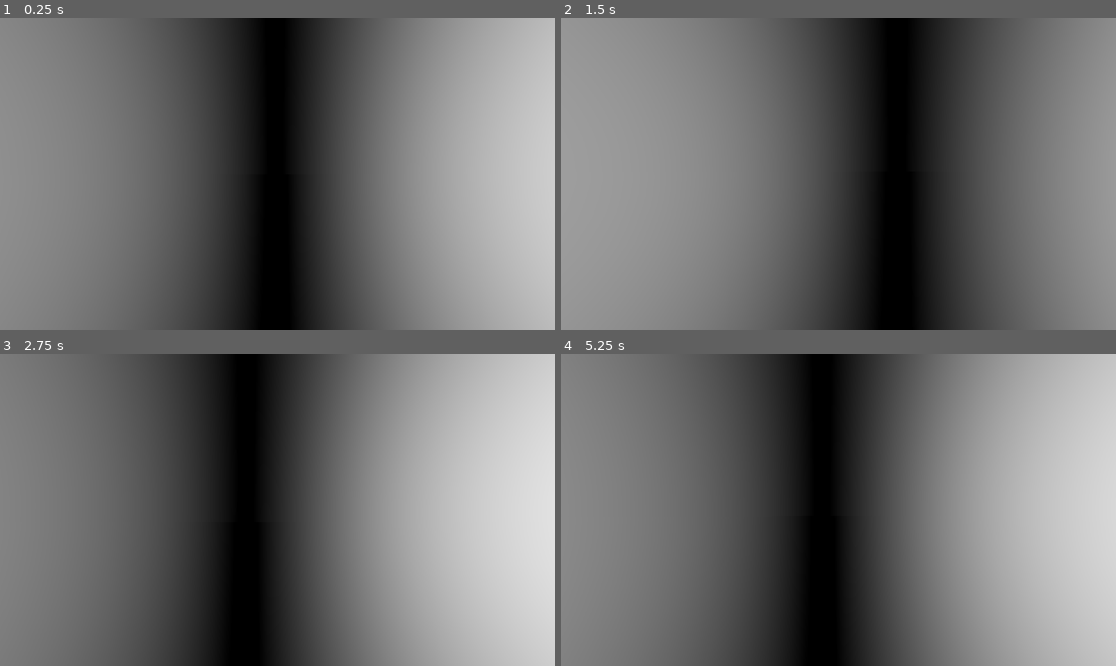
Above: before the commit, frames 1-4 (two rows, left to right).
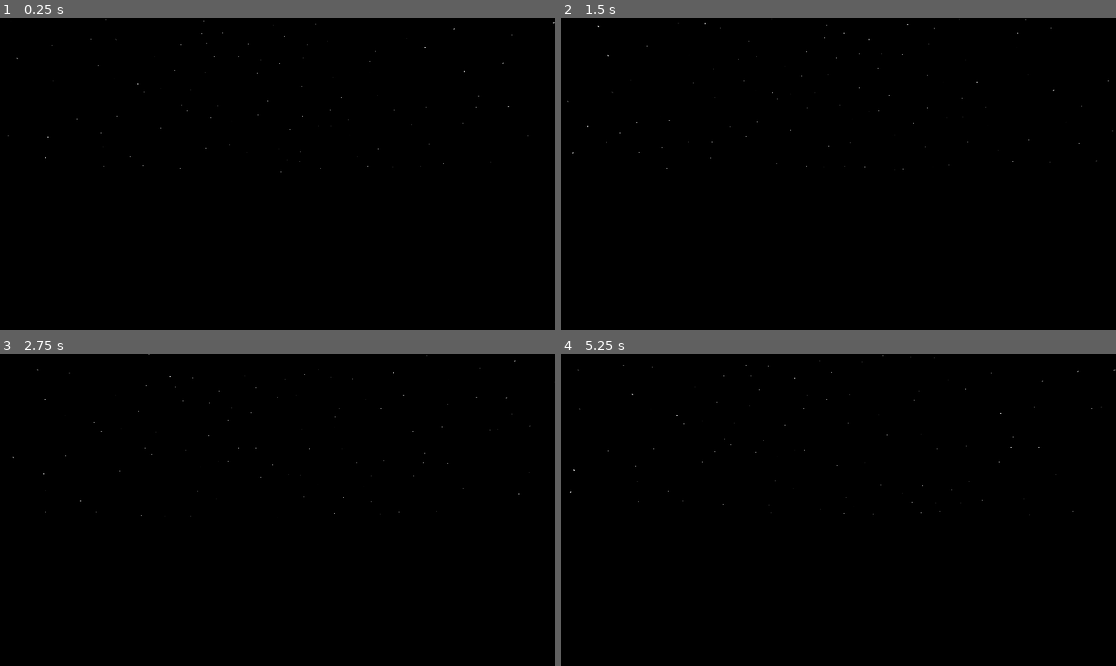
Above: after the commit, the same moments.

Repository: watson-disambiguation/shader-demos
Game: Godot game, scene res://skybox.tscn
The game is run twice, just before and just after one commit, with the same random seed, the same clock (stepped at 60 frames per second) and the same inputs. This scene is started directly instead of the project's main scene.
Inputs (mouse positions are in pixels of both pictures, inside the frame that each line leads up to):
- Up to frame 1 (0.25 s): no input
- Up to frame 2 (1.5 s): tap Enter at 0.5 s; move the mouse to (866, 174) at 0.52 s; hold Up (ui_up) from 0.53 s (still down); tap Space at 1.25 s; move the mouse to (810, 174) at 1.27 s
- Up to frame 3 (2.75 s): keep holding Up (ui_up); tap Enter at 2 s; move the mouse to (288, 503) at 2.02 s
- Up to frame 4 (5.25 s): keep holding Up (ui_up); tap Space at 2.75, 4.25 s; move the mouse to (832, 516) at 2.77 s; tap Enter at 3.5 s; move the mouse to (877, 513) at 3.52 s; move the mouse to (794, 506) at 4.27 s; move the mouse to (844, 510) at 5.02 s

The runs differ from the first frame. In frame 1, 90% of the frame differs, in the area x 0-100%, y 0-100%; in frame 2, 89%; in frame 3, 90%; in frame 4, 90%.

Commit message:
Started star shader

Diff:
--- a/Shaders/sky_test.gdshader
+++ b/Shaders/sky_test.gdshader
@@ -1,7 +1,11 @@
 shader_type sky;
+
+
 
 #include "Libraries/SkyLibrary.gdshaderinc"
 
+uniform float starSpacing;
+
 void sky() {
-	COLOR = vec3(stars(EYEDIR));
+	COLOR = stars(EYEDIR,starSpacing);
 }
--- a/skybox.tscn
+++ b/skybox.tscn
@@ -1,10 +1,11 @@
-[gd_scene load_steps=8 format=3 uid="uid://b3fnwq4omumdo"]
+[gd_scene load_steps=10 format=3 uid="uid://b3fnwq4omumdo"]
 
 [ext_resource type="Shader" path="res://Shaders/sky_test.gdshader" id="1_erfkt"]
 [ext_resource type="Script" path="res://Prefabs/CameraMover.gd" id="2_qk836"]
 
 [sub_resource type="ShaderMaterial" id="ShaderMaterial_0tous"]
 shader = ExtResource("1_erfkt")
+shader_parameter/starSpacing = 10.0
 
 [sub_resource type="Sky" id="Sky_1co1a"]
 sky_material = SubResource("ShaderMaterial_0tous")
@@ -13,9 +14,18 @@
 background_mode = 2
 sky = SubResource("Sky_1co1a")
 
+[sub_resource type="FastNoiseLite" id="FastNoiseLite_8jxh2"]
+noise_type = 3
+
+[sub_resource type="NoiseTexture2D" id="NoiseTexture2D_0i8i2"]
+as_normal_map = true
+noise = SubResource("FastNoiseLite_8jxh2")
+
 [sub_resource type="StandardMaterial3D" id="StandardMaterial3D_f38bv"]
 metallic = 1.0
 roughness = 0.0
+normal_enabled = true
+normal_texture = SubResource("NoiseTexture2D_0i8i2")
 
 [sub_resource type="PlaneMesh" id="PlaneMesh_8ioed"]
 material = SubResource("StandardMaterial3D_f38bv")
@@ -33,5 +43,6 @@
 speed = 10.0
 
 [node name="MeshInstance3D" type="MeshInstance3D" parent="WorldEnvironment"]
+transform = Transform3D(1, 0, 0, 0, 1, 0, 0, 0, 1, -2.72525, 0, 0)
 mesh = SubResource("PlaneMesh_8ioed")
 skeleton = NodePath("../..")
--- a/treeSDF.tscn
+++ b/treeSDF.tscn
@@ -17,11 +17,11 @@
 [node name="Node3D" type="Node3D"]
 
 [node name="MeshInstance3D" type="MeshInstance3D" parent="."]
-transform = Transform3D(1, 0, 0, 0, 1, 0, 0, 0, 1, 0, 0.0921327, -0.0788953)
+transform = Transform3D(1, 0, 0, 0, 1, 0, 0, 0, 1, 0, -0.0837523, -0.0124036)
 mesh = SubResource("BoxMesh_lnbpx")
 
 [node name="MeshInstance3D2" type="MeshInstance3D" parent="."]
-transform = Transform3D(0.999988, -0.00493926, 0, 0.00493926, 0.999988, 0, 0, 0, 1, 0, -2.2841, 0)
+transform = Transform3D(0.999988, -0.00493926, 0, 0.00493926, 0.999988, 0, 0, 0, 1, 0, -2.11561, 0)
 mesh = SubResource("PlaneMesh_nu5wk")
 
 [node name="DirectionalLight3D" type="DirectionalLight3D" parent="."]
Not shown, changed: Shaders/Libraries/SkyLibrary.gdshaderinc
Not shown, added: Shaders/Libraries/Voronoi.gdshaderinc
